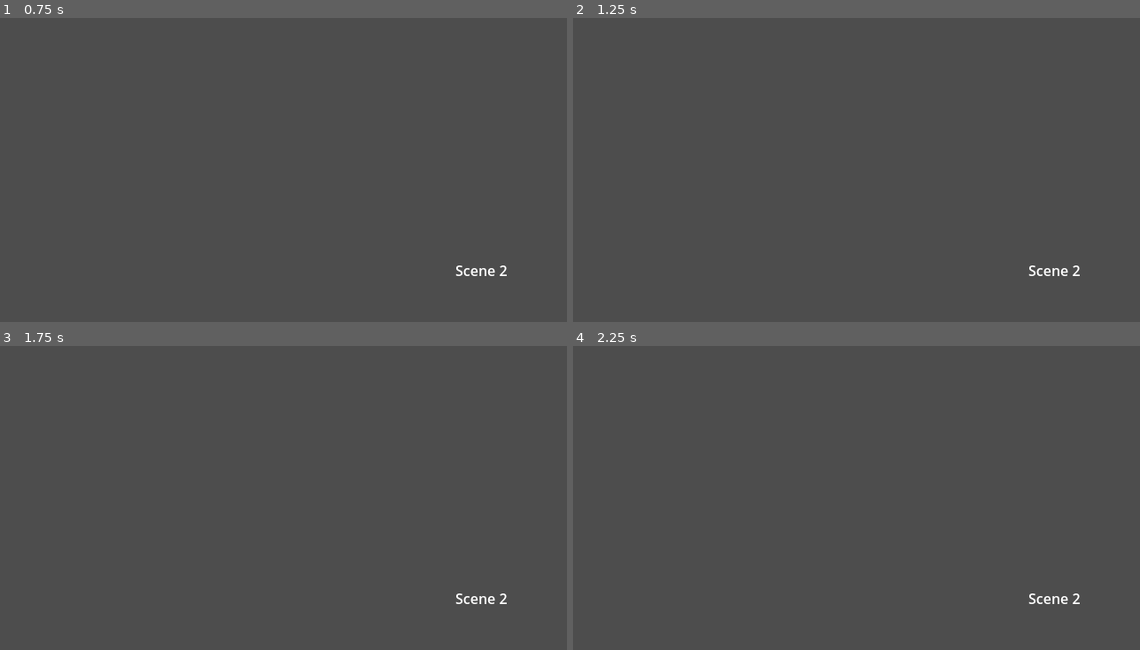
Above: before the commit, frames 1-4 (two rows, left to right).
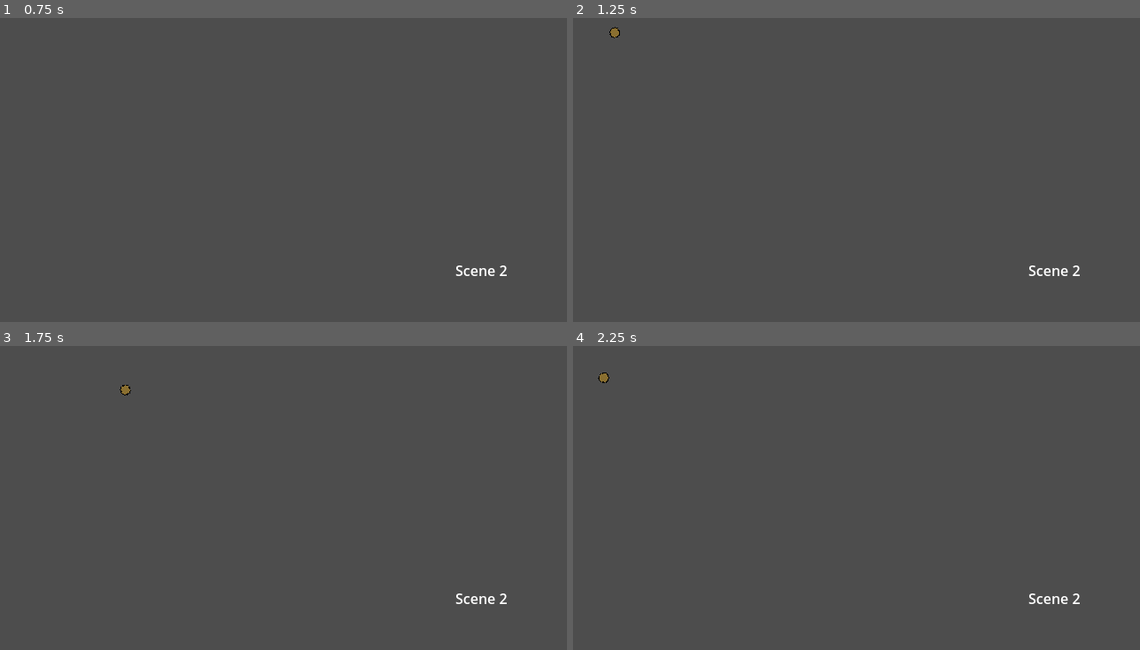
Above: after the commit, the same moments.

Repository: HuskyGameDev/2025f-team5
Game: Godot game, scene res://Game/main.tscn
The game is run twice, just before and just after one commit, with the same random seed, the same clock (stepped at 60 frames per second) and the same inputs.
Inputs (mouse positions are in pixels of both pictures, inside the frame that each line leads up to):
- Up to frame 1 (0.75 s): tap Space (Dash) at 0.5, 0.6 s; move the mouse to (408, 160) at 0.52 s
- Up to frame 2 (1.25 s): no input
- Up to frame 3 (1.75 s): move the mouse to (170, 522) at 1.27 s; tap Space (Dash) at 1.35 s
- Up to frame 4 (2.25 s): move the mouse to (913, 434) at 2.02 s; tap Space (Dash) at 2.1 s

Frame 1 is identical in both runs. In frame 2, less than 0.1% of the frame differs, in the area x 6-9%, y 2-7%; in frame 3, less than 0.1%; in frame 4, less than 0.1%, in the area x 4-7%, y 8-13%.

Commit message:
wip: test bullet script in main scene
fires a bullet every second from the origin in the main scene.

bullets fire in the direction of the mouse cursor.

Diff:
--- a/Game/main.gd
+++ b/Game/main.gd
@@ -3,10 +3,13 @@
 # onready variables run when the scene enters the scene tree
 @onready var first_scene = load("res://Game/test_scene_1.tscn") # Grabs the scene as a packed scene
 @onready var instance = first_scene.instantiate() # Unpacks the scene into a collection of nodes
+@onready var bullet_scene = load("res://Game/base_bullet.tscn")
 
 # _ready() runs when the scene enters the scene tree
 func _ready():
 	add_child(instance) # adds the collection of nodes as a child of main
+
+
 
 # _process() runs every frame
 # delta is the duration of time since the previous frame
@@ -17,3 +20,8 @@
 		first_scene = load("res://Game/test_scene_2.tscn") # repeats the previous steps
 		instance = first_scene.instantiate()
 		add_child(instance)
+
+
+
+func _on_timer_timeout() -> void:
+	add_child(bullet_scene.instantiate())
--- a/Game/main.tscn
+++ b/Game/main.tscn
@@ -4,3 +4,8 @@
 
 [node name="Main" type="Node2D"]
 script = ExtResource("1_xb63x")
+
+[node name="Timer" type="Timer" parent="."]
+autostart = true
+
+[connection signal="timeout" from="Timer" to="." method="_on_timer_timeout"]
